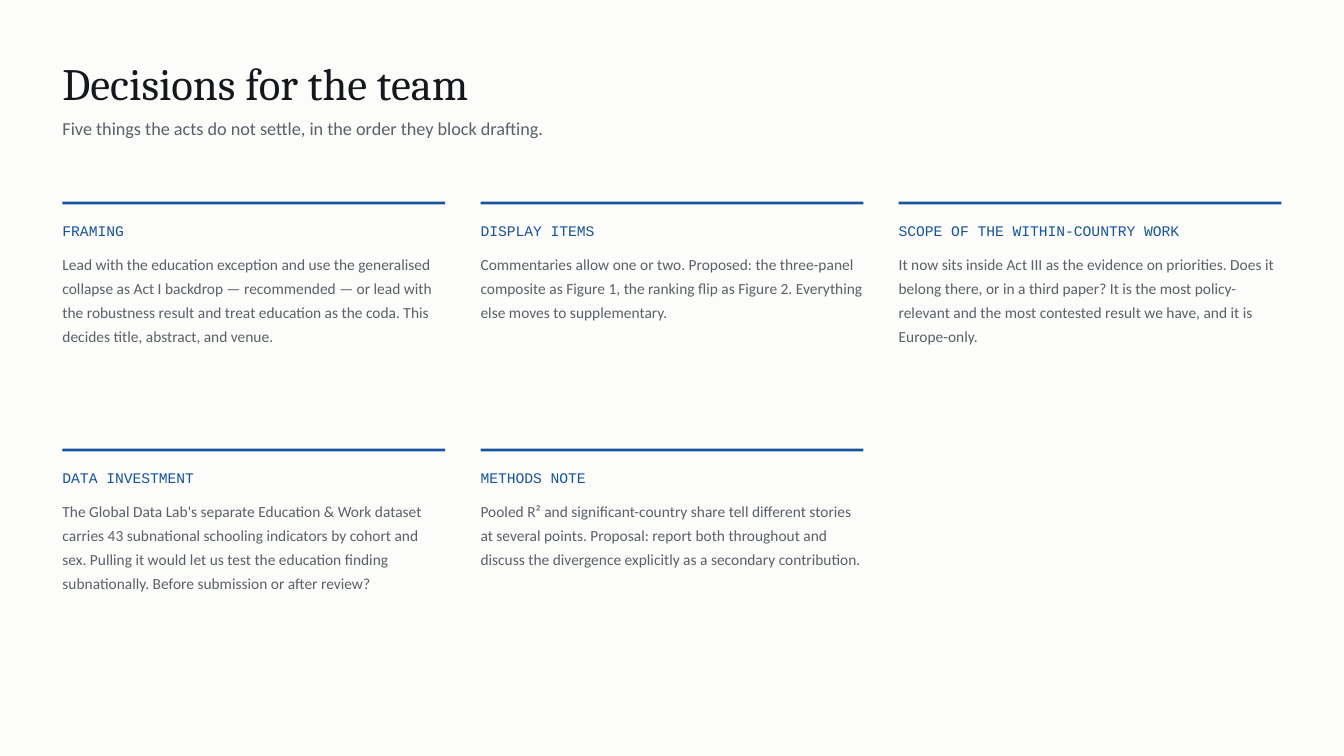
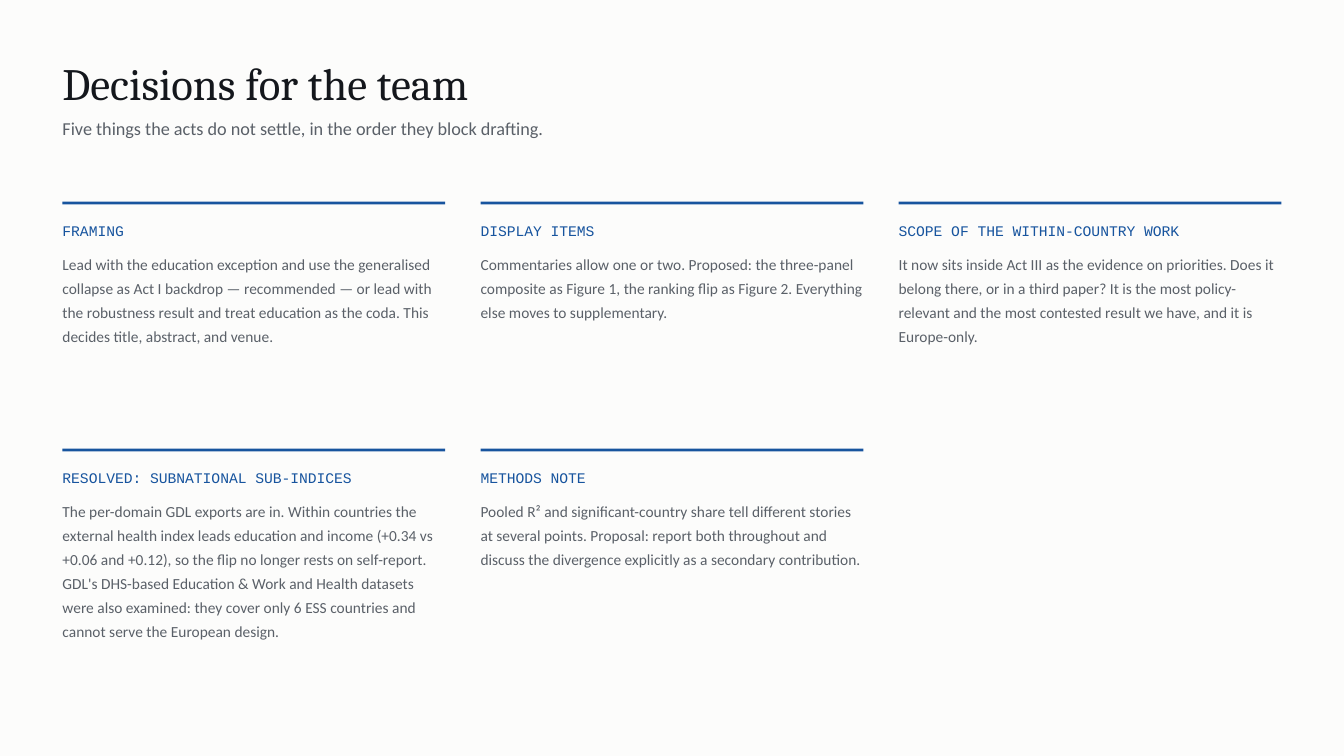
Before and after one commit to cwejnert/HDI-Happiness, a slide deck: slide 29 of deck/Measured_Where_It_Varies.pptx (slide 28 before the commit). Drawn at 1344x756 pixels with LibreOffice and Linux fonts; fonts in the diff are those of the drawing. Boxes give left, top, right and bottom in pixels: in the first picture for what was removed or moved away, otherwise in the second. Text is boxed around its words. In the diff, an @@ line names an element or a change of style, - is before the commit and + after.

```diff
--- a/deck/Measured_Where_It_Varies.pptx
+++ b/deck/Measured_Where_It_Varies.pptx
@@ text at box(62, 473, 433, 640): text changed @@
-DATA INVESTMENT
-The Global Data Lab's separate Education & Work dataset carries 43 subnational schooling indicators by cohort and sex. Pulling it would let us test the education finding subnationally. Before submission or after review?
+RESOLVED: SUBNATIONAL SUB-INDICES
+The per-domain GDL exports are in. Within countries the external health index leads education and income (+0.34 vs +0.06 and +0.12), so the flip no longer rests on self-report. GDL's DHS-based Education & Work and Health datasets were also examined: they cover only 6 ESS countries and cannot serve the European design.
```
Also in this commit, not shown: 2 other slides changed, 1 slide added, 3 other files.
